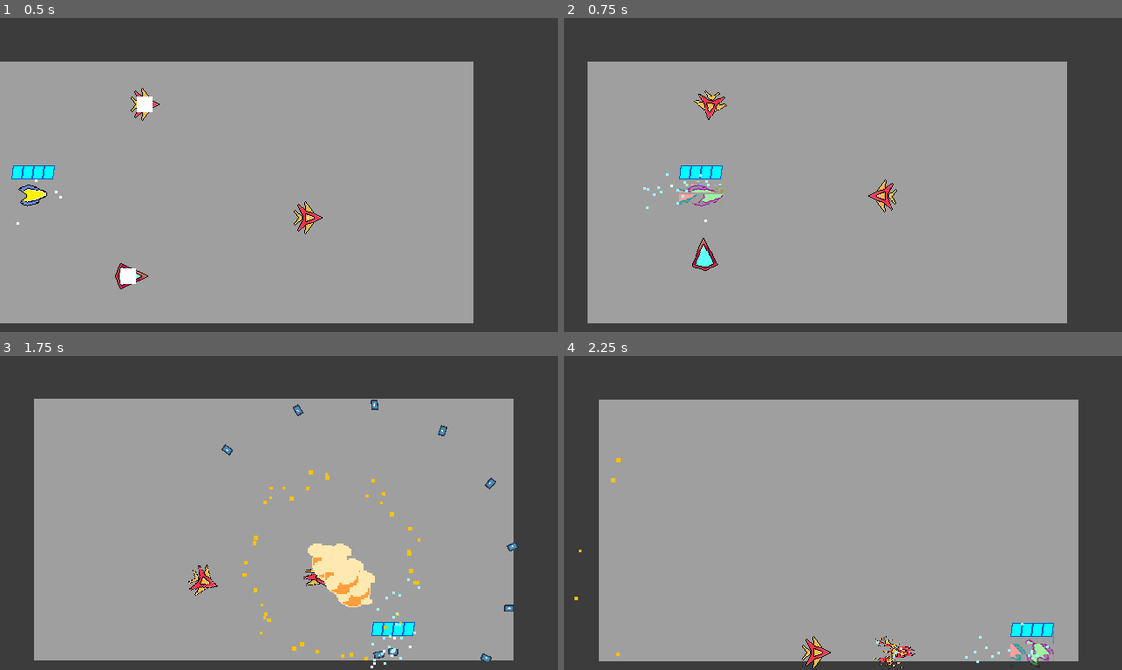
Above: before the commit, frames 1-4 (two rows, left to right).
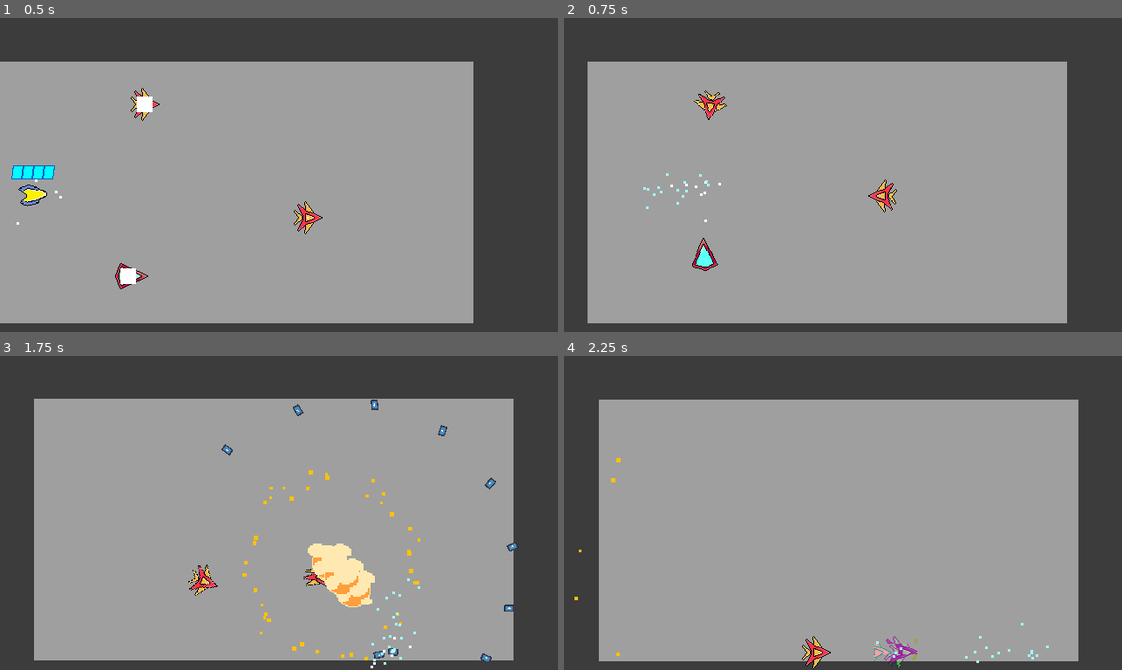
Above: after the commit, the same moments.

Repository: Nick98765432/Space-Blast
Game: Godot game, scene res://Levels/Level levels/node_2d.tscn
Two runs of this game, one before a commit and one after it. Both use one fixed random seed, a clock stepped at 60 frames per second and the inputs below. The engine's default icon, where the game draws it, is replaced by a stand-in: a white triangle on a blue panel in a dark square. Sound files missing from this copy of the repository are replaced by a short silence.
Inputs (mouse positions are in pixels of both pictures, inside the frame that each line leads up to):
- Up to frame 1 (0.5 s): no input
- Up to frame 2 (0.75 s): move the mouse to (965, 159) at 0.52 s; hold D (right) from 0.53 s (still down); tap Shift (dash) at 0.6 s
- Up to frame 3 (1.75 s): move the mouse to (167, 528) at 1.27 s; release D (right) at 1.28 s; hold S (down) from 1.28 s (still down); right-click (167, 528) at 1.35 s; tap Shift (dash) at 1.55 s
- Up to frame 4 (2.25 s): move the mouse to (898, 443) at 2.02 s; release S (down) at 2.03 s; hold D (right) from 2.03 s (still down); tap Shift (dash) at 2.1 s

Frame 1 is identical in both runs. In frame 2, 0.6% of the frame differs, in the area x 20-29%, y 46-60%; in frame 3, 0.3%; in frame 4, 1.0%, in the area x 55-88%, y 85-100%.

Commit message:
finished glitch dash

Diff:
--- a/Enemies/Components/phase_dash.tscn
+++ b/Enemies/Components/phase_dash.tscn
@@ -1,6 +1,7 @@
-[gd_scene load_steps=2 format=3 uid="uid://0ngg4iikui15"]
+[gd_scene load_steps=3 format=3 uid="uid://0ngg4iikui15"]
 
 [ext_resource type="Script" path="res://Enemies/Scenes/phase_dash.gd" id="1_bkxfp"]
+[ext_resource type="AudioStream" uid="uid://b5wx4dnv6jkgi" path="res://Sounds/SFX/677240__bryce835__glitch-55.wav" id="2_ifpvq"]
 
 [node name="phaseDash" type="Node2D"]
 script = ExtResource("1_bkxfp")
@@ -13,3 +14,7 @@
 joint_mode = 2
 begin_cap_mode = 2
 end_cap_mode = 2
+
+[node name="glitchSFX" type="AudioStreamPlayer" parent="."]
+stream = ExtResource("2_ifpvq")
+volume_db = -5.5
--- a/Enemies/Scenes/Spectre.tscn
+++ b/Enemies/Scenes/Spectre.tscn
@@ -11,6 +11,7 @@
 [ext_resource type="PackedScene" uid="uid://cbu1xieqaka4t" path="res://Enemies/Components/proj_brain.tscn" id="6_g8pam"]
 [ext_resource type="PackedScene" uid="uid://c06hquc6cp2ot" path="res://Enemies/Components/sounds.tscn" id="7_xirbi"]
 [ext_resource type="PackedScene" uid="uid://cenknsm871ybr" path="res://Enemies/Components/pathfinding_brain.tscn" id="8_g4ivx"]
+[ext_resource type="Shader" path="res://Player/glitch.gdshader" id="12_5d64o"]
 
 [sub_resource type="CircleShape2D" id="CircleShape2D_knqma"]
 
@@ -64,7 +65,17 @@
 shader_parameter/flashColour = Color(1, 1, 1, 1)
 shader_parameter/mixAmount = 0.0
 
+[sub_resource type="ShaderMaterial" id="ShaderMaterial_qm6la"]
+resource_local_to_scene = true
+shader = ExtResource("12_5d64o")
+shader_parameter/shake_power = 0.035
+shader_parameter/shake_rate = 0.0
+shader_parameter/shake_speed = 5.0
+shader_parameter/shake_block_size = 30.5
+shader_parameter/shake_color_rate = 0.05
+
 [node name="Spectre" type="CharacterBody2D" groups=["enemies"]]
+z_index = 1
 texture_filter = 1
 collision_layer = 4
 collision_mask = 6
@@ -96,7 +107,19 @@
 material = SubResource("ShaderMaterial_vyvvj")
 texture = ExtResource("1_v85x2")
 
-[node name="phaseDash" parent="." instance=ExtResource("4_32a7r")]
+[node name="BackBufferCopy" type="BackBufferCopy" parent="."]
+scale = Vector2(0.25, 0.25)
+copy_mode = 2
+
+[node name="glitchEffect" type="ColorRect" parent="."]
+material = SubResource("ShaderMaterial_qm6la")
+offset_left = -25.0
+offset_top = -25.0
+offset_right = 25.0
+offset_bottom = 25.0
+
+[node name="phaseDash" parent="." node_paths=PackedStringArray("glitchEffect") instance=ExtResource("4_32a7r")]
+glitchEffect = NodePath("../glitchEffect")
 stamina = 999999999
 maxStamina = 999999999
 
--- a/Enemies/Scenes/phase_dash.gd
+++ b/Enemies/Scenes/phase_dash.gd
@@ -10,6 +10,9 @@
 var isDashing: bool = false
 
 @onready var dash_trail: Line2D = $dashTrail
+@onready var glitch_sfx: AudioStreamPlayer = $glitchSFX
+
+@export var glitchEffect: ColorRect
 @export var stamina: int = 3
 @export var maxStamina: int = 3
 @export var dashDur: float = 0.3
@@ -49,7 +52,7 @@
 		particles.dash_part.restart()
 		dash_trail.points[0] = parent.global_position
 		dash_trail.points[1] = parent.global_position
-		dash_trail.show()
+		#dash_trail.show()
 		trailState = 0
 		await get_tree().create_timer(dashDur).timeout
 		trailState = 1
@@ -58,13 +61,14 @@
 		parent.enemy_sprite.show()
 
 func glitch():
-	parent.enemy_sprite.material.set_shader_parameter("shake_rate", 1.0)
-	await get_tree().create_timer(0.15).timeout
+	glitchEffect.material.set_shader_parameter("shake_rate", 1.0)
+	glitch_sfx.play()
+	await get_tree().create_timer(0.1).timeout
 	parent.enemy_sprite.hide()
-	parent.enemy_sprite.material.set_shader_parameter("shake_rate", 0.0)
+	glitchEffect.material.set_shader_parameter("shake_rate", 0.0)
 
 func glitchIn():
-	parent.enemy_sprite.material.set_shader_parameter("shake_rate", 1.0)
+	glitchEffect.material.set_shader_parameter("shake_rate", 1.0)
 	parent.enemy_sprite.show()
 	await get_tree().create_timer(0.1).timeout
-	parent.enemy_sprite.material.set_shader_parameter("shake_rate", 0.0)
+	glitchEffect.material.set_shader_parameter("shake_rate", 0.0)
--- a/Levels/Level levels/node_2d.tscn
+++ b/Levels/Level levels/node_2d.tscn
@@ -78,6 +78,16 @@
 
 [node name="Player" parent="." groups=["player"] instance=ExtResource("1_re1we")]
 position = Vector2(-555, 203)
+
+[node name="Spectre" parent="." node_paths=PackedStringArray("player") instance=ExtResource("19_0tcus")]
+z_index = 1
+position = Vector2(-240, 229)
+player = NodePath("../Player")
+
+[node name="Spectre2" parent="." node_paths=PackedStringArray("player") instance=ExtResource("19_0tcus")]
+z_index = 1
+position = Vector2(-427, 99)
+player = NodePath("../Player")
 
 [node name="RoomGate" parent="." node_paths=PackedStringArray("player") instance=ExtResource("6_58jge")]
 position = Vector2(637, 162)
@@ -165,14 +175,6 @@
 [node name="DashGuySpawner" parent="Enemies/Room 2/Wave 3" instance=ExtResource("18_ujo0w")]
 position = Vector2(937, 271)
 
-[node name="Spectre" parent="." node_paths=PackedStringArray("player") instance=ExtResource("19_0tcus")]
-position = Vector2(-240, 229)
-player = NodePath("../Player")
-
-[node name="Spectre2" parent="." node_paths=PackedStringArray("player") instance=ExtResource("19_0tcus")]
-position = Vector2(-427, 99)
-player = NodePath("../Player")
-
 [node name="MeleeEnemy" parent="." node_paths=PackedStringArray("player") instance=ExtResource("20_ybps2")]
 position = Vector2(-446, 296)
 player = NodePath("../Player")
--- a/Player/glitch.gdshader
+++ b/Player/glitch.gdshader
@@ -1,30 +1,54 @@
+/*
+	Glitch Effect Shader by Yui Kinomoto @arlez80
+
+	MIT License
+*/
+
 shader_type canvas_item;
-render_mode unshaded;
-// Shake parameters
+
+// 振動の強さ
 uniform float shake_power = 0.03;
-uniform float shake_rate : hint_range(0.0, 1.0) = 0.2;
+// 振動率
+uniform float shake_rate : hint_range( 0.0, 1.0 ) = 0.2;
+// 振動速度
 uniform float shake_speed = 5.0;
+// 振動ブロックサイズ
 uniform float shake_block_size = 30.5;
-uniform float shake_color_rate : hint_range(0.0, 1.0) = 0.01;
+// 色の分離率
+uniform float shake_color_rate : hint_range( 0.0, 1.0 ) = 0.01;
+// スクリーン
+uniform sampler2D screen_texture : hint_screen_texture;
 
-// Godot 4 requires SCREEN_TEXTURE to be explicitly declared
-uniform sampler2D SCREEN_TEXTURE : hint_screen_texture;
-
-float random(float seed)
+float random( float seed )
 {
-    return fract(543.2543 * sin(dot(vec2(seed, seed), vec2(3525.46, -54.3415))));
+	return fract( 543.2543 * sin( dot( vec2( seed, seed ), vec2( 3525.46, -54.3415 ) ) ) );
 }
 
-void fragment()
+void fragment( )
 {
-    float enable_shift = float(random(floor(TIME * shake_speed)) < shake_rate);
+	float enable_shift = float(
+		random( trunc( TIME * shake_speed ) )
+	<	shake_rate
+	);
 
-    vec2 fixed_uv = SCREEN_UV;
-    fixed_uv.x += (random(floor(SCREEN_UV.y * shake_block_size) / shake_block_size + TIME) - 0.5) * shake_power * enable_shift;
+	vec2 fixed_uv = SCREEN_UV;
+	fixed_uv.x += (
+		random(
+			( trunc( SCREEN_UV.y * shake_block_size ) / shake_block_size )
+		+	TIME
+		) - 0.5
+	) * shake_power * enable_shift;
 
-    vec4 pixel_color = texture(SCREEN_TEXTURE, fixed_uv);
-    pixel_color.r = mix(pixel_color.r, texture(SCREEN_TEXTURE, fixed_uv + vec2(shake_color_rate, 0.0)).r, enable_shift);
-    pixel_color.b = mix(pixel_color.b, texture(SCREEN_TEXTURE, fixed_uv - vec2(shake_color_rate, 0.0)).b, enable_shift);
-
-    COLOR = pixel_color;
+	vec4 pixel_color = textureLod( screen_texture, fixed_uv, 0.0 );
+	pixel_color.r = mix(
+		pixel_color.r
+	,	textureLod( screen_texture, fixed_uv + vec2( shake_color_rate, 0.0 ), 0.0 ).r
+	,	enable_shift
+	);
+	pixel_color.b = mix(
+		pixel_color.b
+	,	textureLod( screen_texture, fixed_uv + vec2( -shake_color_rate, 0.0 ), 0.0 ).b
+	,	enable_shift
+	);
+	COLOR = pixel_color;
 }
--- a/Player/player.gd
+++ b/Player/player.gd
@@ -59,6 +59,9 @@
 @onready var dash_part_3: GPUParticles2D = $dashPart3
 @onready var dash_trail: Line2D = $dashTrail
 @onready var glitch_effect: ColorRect = $glitchEffect
+@onready var glitch_sfx: AudioStreamPlayer = $Sounds/glitchSFX
+
+
 
 
 
@@ -293,13 +296,16 @@
 
 func glitch():
 	glitch_effect.material.set_shader_parameter("shake_rate", 1.0)
-	await get_tree().create_timer(0.15).timeout
+	glitch_sfx.play()
+	await get_tree().create_timer(0.1).timeout
 	player_sprite.hide()
+	health_bar.hide()
 	glitch_effect.material.set_shader_parameter("shake_rate", 0.0)
 
 func glitchIn():
 	glitch_effect.material.set_shader_parameter("shake_rate", 1.0)
 	player_sprite.show()
+	health_bar.show()
 	await get_tree().create_timer(0.1).timeout
 	glitch_effect.material.set_shader_parameter("shake_rate", 0.0)
 
--- a/Player/player.tscn
+++ b/Player/player.tscn
@@ -14,6 +14,7 @@
 [ext_resource type="AudioStream" uid="uid://cq5od7p62h3ie" path="res://Sounds/SFX/Shotgun-Clueless79.wav" id="10_eh1rl"]
 [ext_resource type="AudioStream" uid="uid://bhlrdaxayfawi" path="res://Sounds/SFX/shoot - V-ktor.wav" id="11_fssm7"]
 [ext_resource type="AudioStream" uid="uid://lg5xcnpuarxv" path="res://Sounds/SFX/xenonn__layered-gunshot(parry).wav" id="12_ngwiq"]
+[ext_resource type="AudioStream" uid="uid://b5wx4dnv6jkgi" path="res://Sounds/SFX/677240__bryce835__glitch-55.wav" id="15_ppba8"]
 
 [sub_resource type="CircleShape2D" id="CircleShape2D_1nxxf"]
 radius = 10.2956
@@ -332,6 +333,10 @@
 stream = ExtResource("12_ngwiq")
 volume_db = -7.0
 
+[node name="glitchSFX" type="AudioStreamPlayer" parent="Sounds"]
+stream = ExtResource("15_ppba8")
+volume_db = -5.5
+
 [connection signal="timeout" from="parry timer" to="." method="_on_parry_timer_timeout"]
 [connection signal="timeout" from="Shot cooldown" to="." method="_on_shot_cooldown_timeout"]
 [connection signal="timeout" from="Shotgun cooldown" to="." method="_on_shotgun_cooldown_timeout"]
Not shown: 1 places in Enemies/Scenes/Spectre.tscn that only renumber resources
Not shown: 1 places in Player/player.tscn that only renumber resources
Not shown, added: Sounds/SFX/677240__bryce835__glitch-55.wav.import
Not shown, added: Sounds/SFX/677240__bryce835__glitch-55.wav
